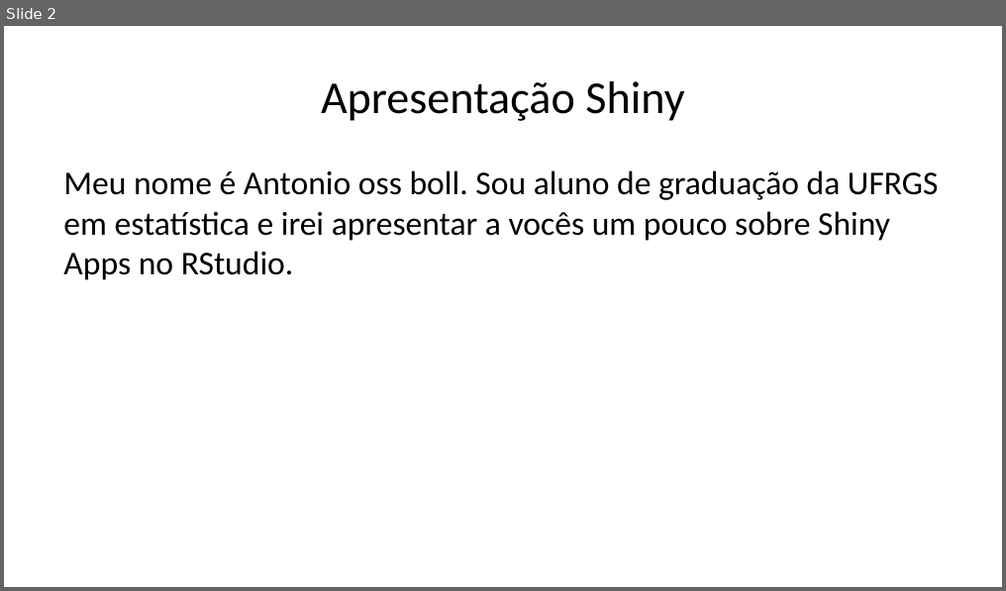
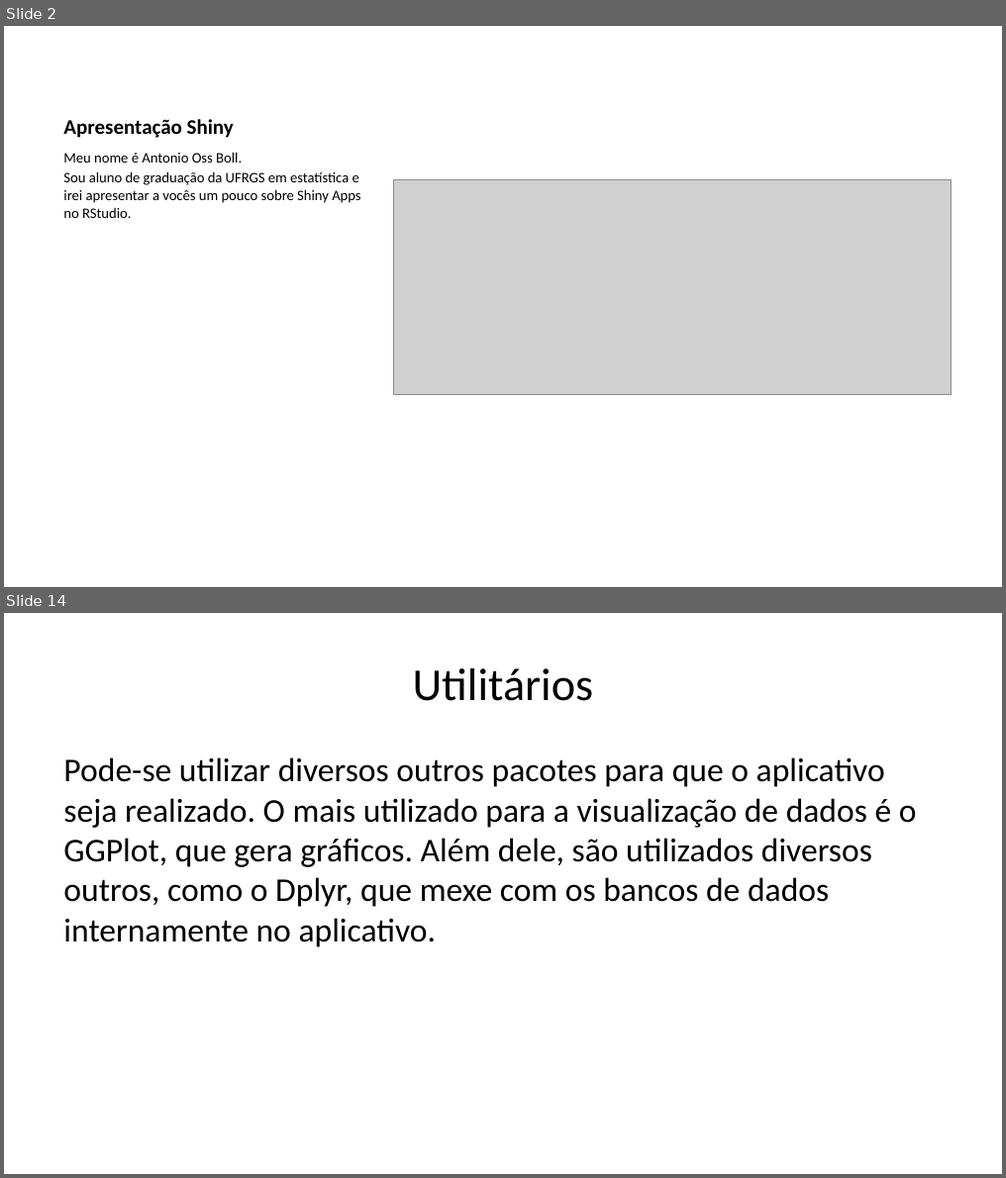
Before and after one commit to AntonioBoll/ApresentacaoShiny, a slide deck: apresentacao.pptx. Shown one above the other, each under a label of ours: slide 2 before the commit, slides 2 and 14 after it; the slides between them are not shown. The pictures are 1006x591 and 1006x1178 pixels, drawn with LibreOffice and Linux fonts; fonts in the diff are those of the drawing; grey boxes stand for pictures. Boxes give left, top, right and bottom in pixels: in the first picture for what was removed or moved away, otherwise in the second. Text is boxed around its words. In the diff, an @@ line names an element or a change of style, - is before the commit and + after.

```diff
--- a/apresentacao.pptx
+++ b/apresentacao.pptx
@@ slide 14 added at box(4, 613, 1002, 1174), background #FFFFFF @@
@@ title added at box(413, 668, 594, 701), 33 pt, text #000000 @@
+Utilitários
@@ text added at box(63, 758, 917, 948), 24 pt, text #000000 @@
+Pode-se utilizar diversos outros pacotes para que o aplicativo seja realizado. O mais utilizado para a visualização de dados é o GGPlot, que gera gráficos. Além dele, são utilizados diversos outros, como o Dplyr, que mexe com os bancos de dados internamente no aplicativo.
@@ slide 2 changed as well @@
@@ title "Apresentação Shiny" at box(63, 119, 234, 138): size 33 to 15 pt, bold on; alignment centre to left; vertical alignment middle to bottom @@
@@ text at box(63, 152, 360, 218): text changed; size 24 to 10.5 pt @@
-Meu nome é Antonio oss boll. Sou aluno de graduação da UFRGS em estatística e irei apresentar a vocês um pouco sobre Shiny Apps no RStudio.
+Meu nome é Antonio Oss Boll.
+Sou aluno de graduação da UFRGS em estatística e irei apresentar a vocês um pouco sobre Shiny Apps no RStudio.
@@ picture added at box(393, 179, 950, 394) @@
```
Also in this commit, not shown: 18 other slides added, 3 slides removed, 1 other file.
